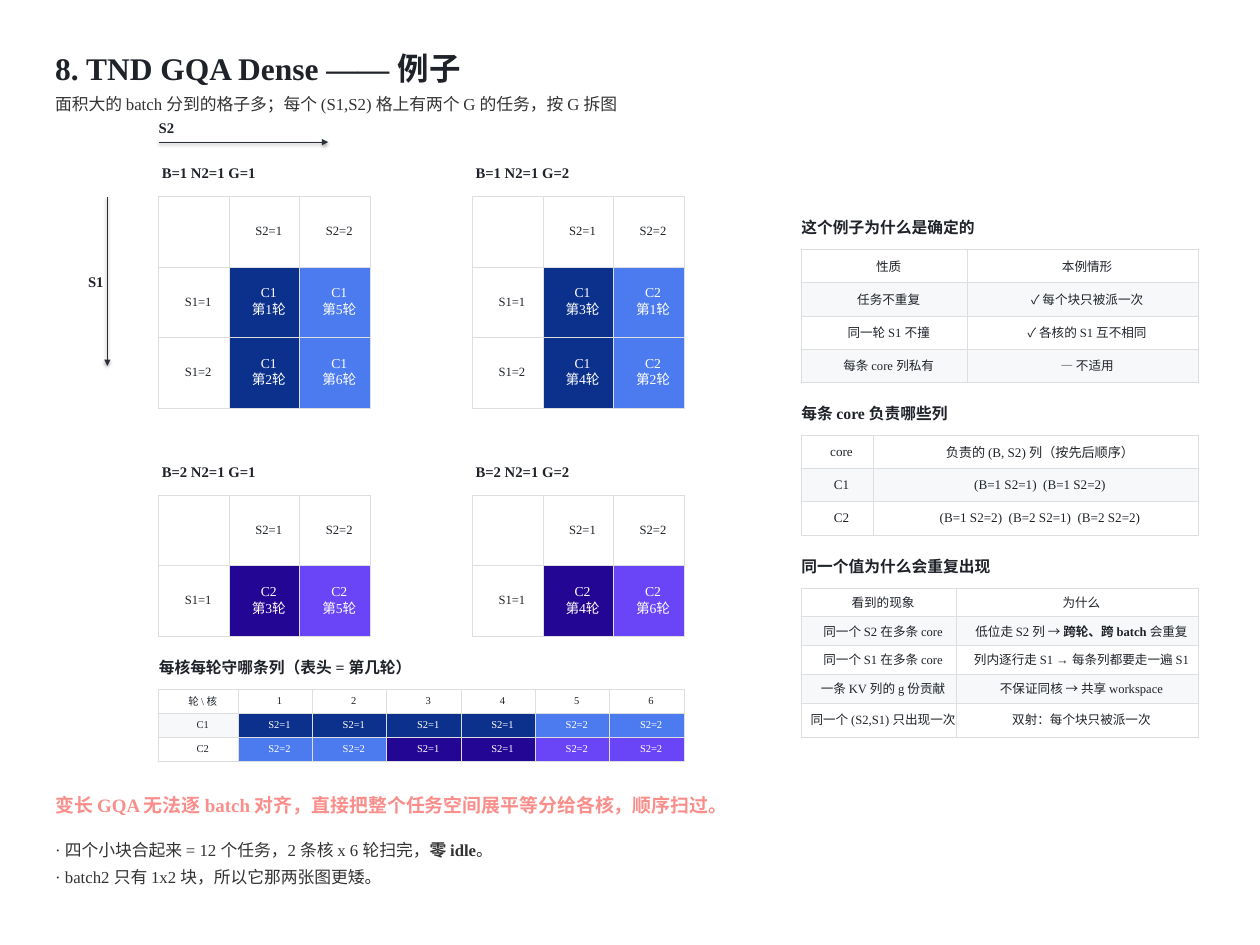
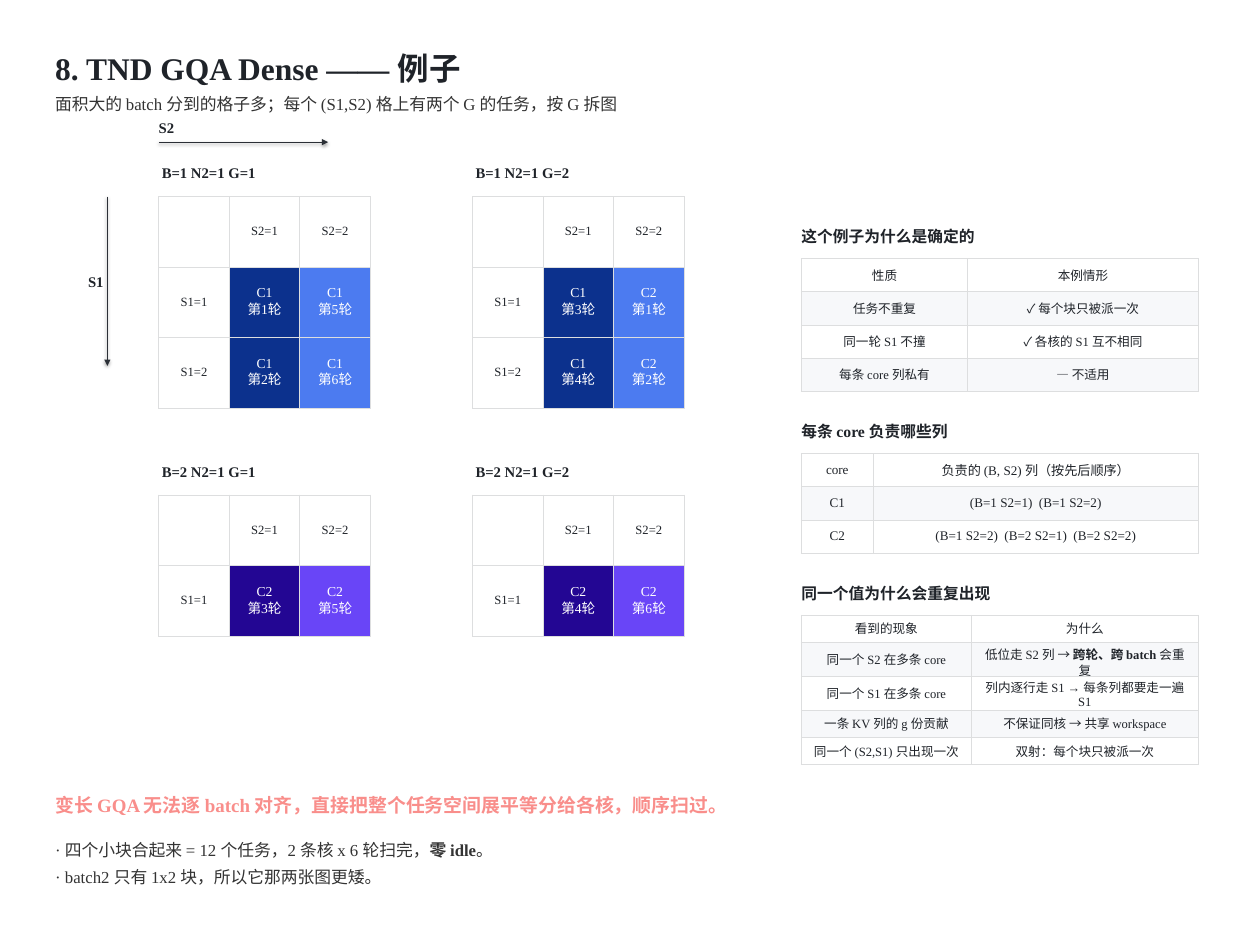
Before and after one commit to guomc9/SeeTen, a slide deck: slide 18 of cases/flash-attention-det-accum/out/v4-index-schedules.pptx. Drawn at 1260x945 pixels with LibreOffice and Linux fonts; fonts in the diff are those of the drawing. Boxes give left, top, right and bottom in pixels: in the first picture for what was removed or moved away, otherwise in the second. Text is boxed around its words. In the diff, an @@ line names an element or a change of style, - is before the commit and + after.

```diff
--- a/cases/flash-attention-det-accum/out/v4-index-schedules.pptx
+++ b/cases/flash-attention-det-accum/out/v4-index-schedules.pptx
@@ text "这个例子为什么是确定的": place and size @@
-text "这个例子为什么是确定的" at [801,219,974,235]
+text "这个例子为什么是确定的" at [801,228,974,244]
@@ table: place and size @@
-table at [801,249,1198,382]
+table at [801,259,1198,392]
@@ text "每条 core 负责哪些列": place and size @@
-text "每条 core 负责哪些列" at [801,405,948,421]
+text "每条 core 负责哪些列" at [801,423,948,439]
@@ table: place and size @@
-table at [801,435,1198,535]
+table at [801,454,1198,553]
@@ table: place and size @@
-table at [159,495,370,710]
+table at [159,495,370,636]
@@ table: place and size @@
-table at [472,495,683,708]
+table at [472,495,683,636]
@@ text "同一个值为什么会重复出现": place and size @@
-text "同一个值为什么会重复出现" at [801,558,990,574]
+text "同一个值为什么会重复出现" at [801,585,990,601]
@@ table: place and size @@
-table at [801,588,1198,732]
+table at [801,615,1198,763]
@@ text removed at [159,659,412,675] @@
-每核每轮守哪条列（表头 = 第几轮）
@@ table removed at [159,689,683,762], 3 rows, 7 columns @@
-轮 \ 核 | 1 | 2 | 3 | 4 | 5 | 6
-C1 | S2=1 | S2=1 | S2=1 | S2=1 | S2=2 | S2=2
-C2 | S2=2 | S2=2 | S2=1 | S2=1 | S2=2 | S2=2
```
Also in this commit, not shown: 17 other slides changed, 5 other files.
